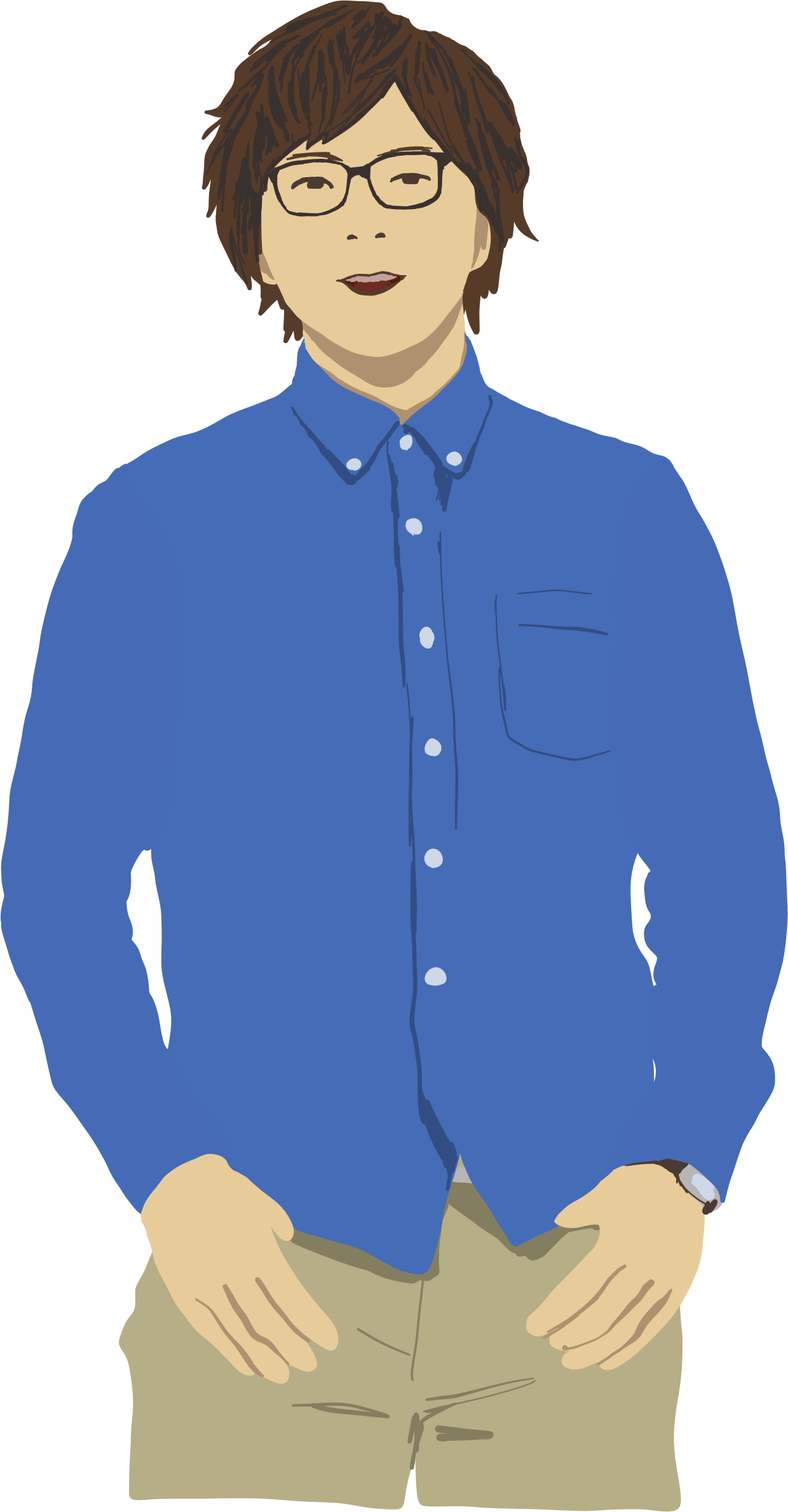
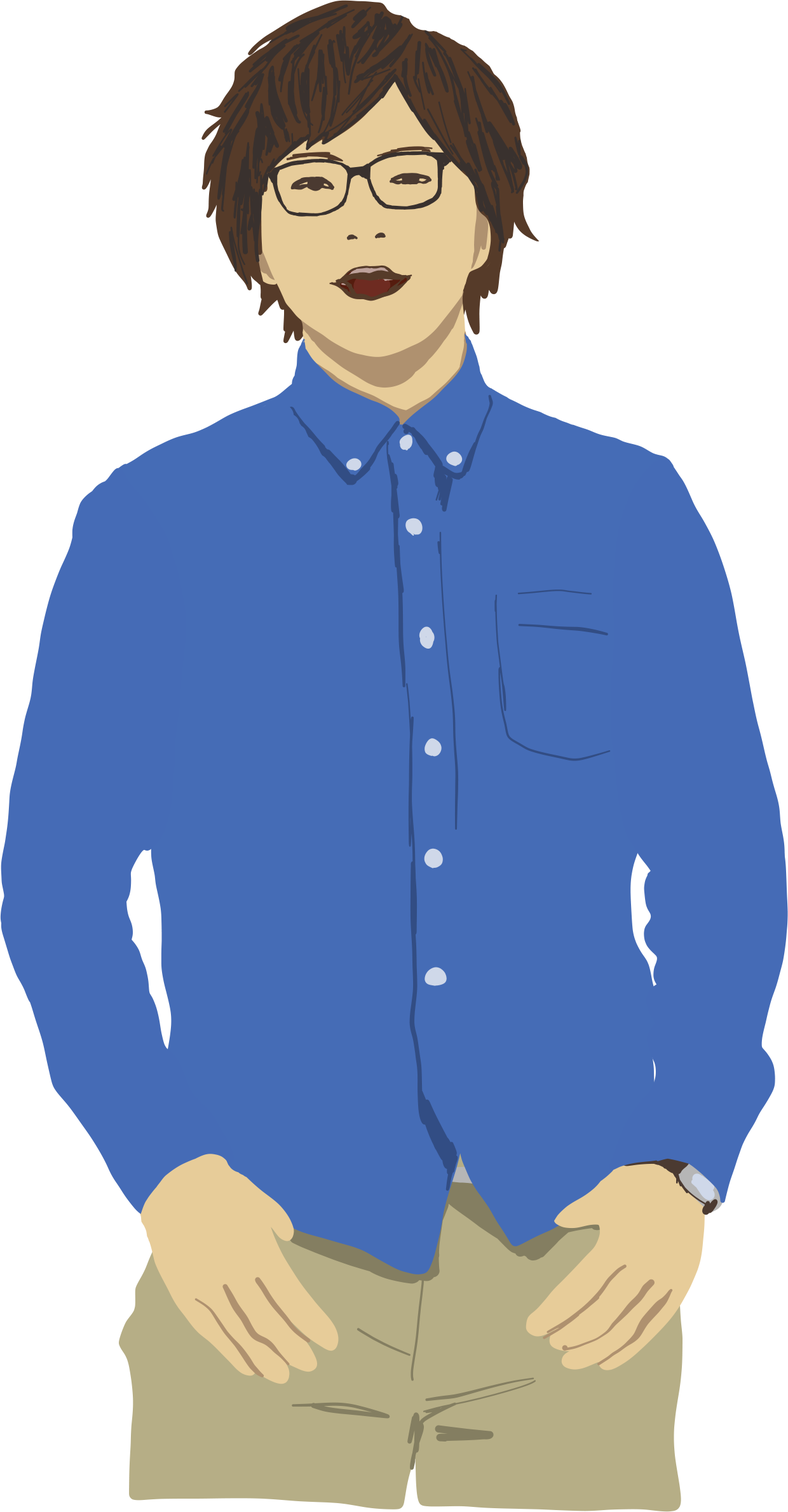
Layer changes from the first 788px x 1512px image to the second:
added group "顔全体" with 32 layers above "左腕全体" over 290, 177, 433, 302
added layer "前髪" in group "顔全体" over 290, 177, 433, 291
moved "メガネ" into group "顔全体" over 290, 177, 433, 192
added group "左目全体" with 3 layers in group "顔全体" over 290, 183, 335, 192
added group "口全体" with 15 layers in group "顔全体" over 329, 264, 413, 302
added group "口閉じ" with 1 layers in group "口全体" over 336, 270, 407, 283
added layer "<グループ>" (3rd of 9, in "顔全体" › "口全体" › "口閉じ") in group "口閉じ" over 336, 270, 407, 283
added group "口開き-あ大" with 1 layers in group "口全体" over 335, 264, 407, 302
added layer "<グループ>" (4th of 9, in "顔全体" › "口全体" › "口開き-あ大") in group "口開き-あ大" over 335, 264, 407, 302
added group "口開き-あ" with 1 layers in group "口全体" over 335, 267, 407, 297
added layer "<グループ>" (5th of 9, in "顔全体" › "口全体" › "口開き-あ") in group "口開き-あ" over 335, 267, 407, 297
added group "口開き-い" with 1 layers in group "口全体" over 335, 271, 407, 291
added layer "<グループ>" (6th of 9, in "顔全体" › "口全体" › "口開き-い") in group "口開き-い" over 335, 271, 407, 291
added group "口開き-う" with 1 layers in group "口全体" over 345, 271, 399, 298
added layer "<グループ>" (7th of 9, in "顔全体" › "口全体" › "口開き-う") in group "口開き-う" over 345, 271, 399, 298
added group "口開き-え" with 1 layers in group "口全体" over 329, 274, 413, 300
renamed "前髪" to "<グループ>", moved it into group "口開き-え", painted on it over 290, 177, 433, 300
added group "口開き-お" with 1 layers in group "口全体" over 338, 268, 404, 294
renamed "左目" to "<グループ>", moved it into group "口開き-お", painted on it over 290, 179, 404, 294
renamed "口" to "口開き", moved it into group "口全体" over 335, 270, 407, 297
moved "顔" into group "顔全体" over 290, 177, 433, 302
moved "首" into group "顔全体" over 329, 277, 412, 302
added layer "後髪" in group "顔全体" over 290, 177, 433, 302
renamed "後髪" to "下半身", painted on it over 290, 177, 433, 302
…and 7 more changes (6 added, 1 renamed, 1 stack)
